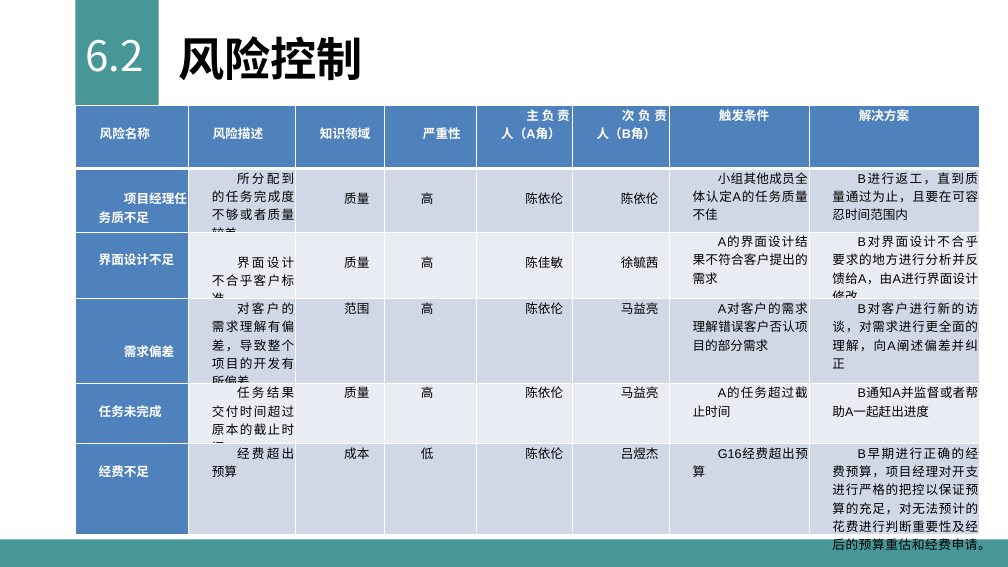
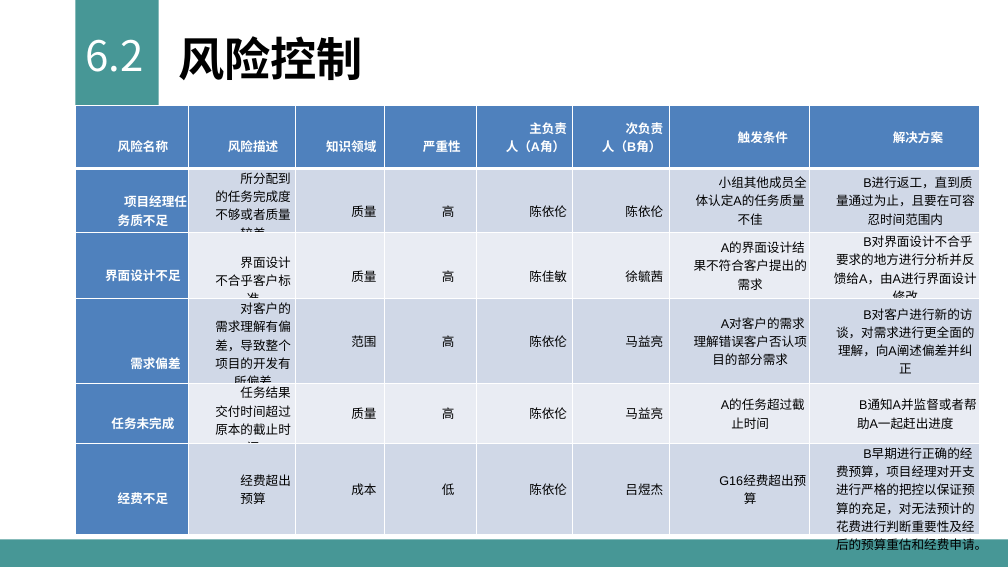
Before and after one commit to sun2009/PRD2018-G16, a slide deck: slide 32 of 受控文档/PPT/G16——需求工程计划评审0.8.0.pptx (slide 33 before the commit). Drawn at 1008x567 pixels with LibreOffice and Linux fonts; fonts in the diff are those of the drawing. Boxes give left, top, right and bottom in pixels: in the first picture for what was removed or moved away, otherwise in the second. Text is boxed around its words. In the diff, an @@ line names an element or a change of style, - is before the commit and + after.

```diff
--- a/受控文档/PPT/G16——需求工程计划评审0.8.0.pptx
+++ b/受控文档/PPT/G16——需求工程计划评审0.8.0.pptx
@@ table at [76,106,980,539] @@
@@ alignment justified to centre @@
```
Also in this commit, not shown: 14 other slides changed, 1 slide removed.
